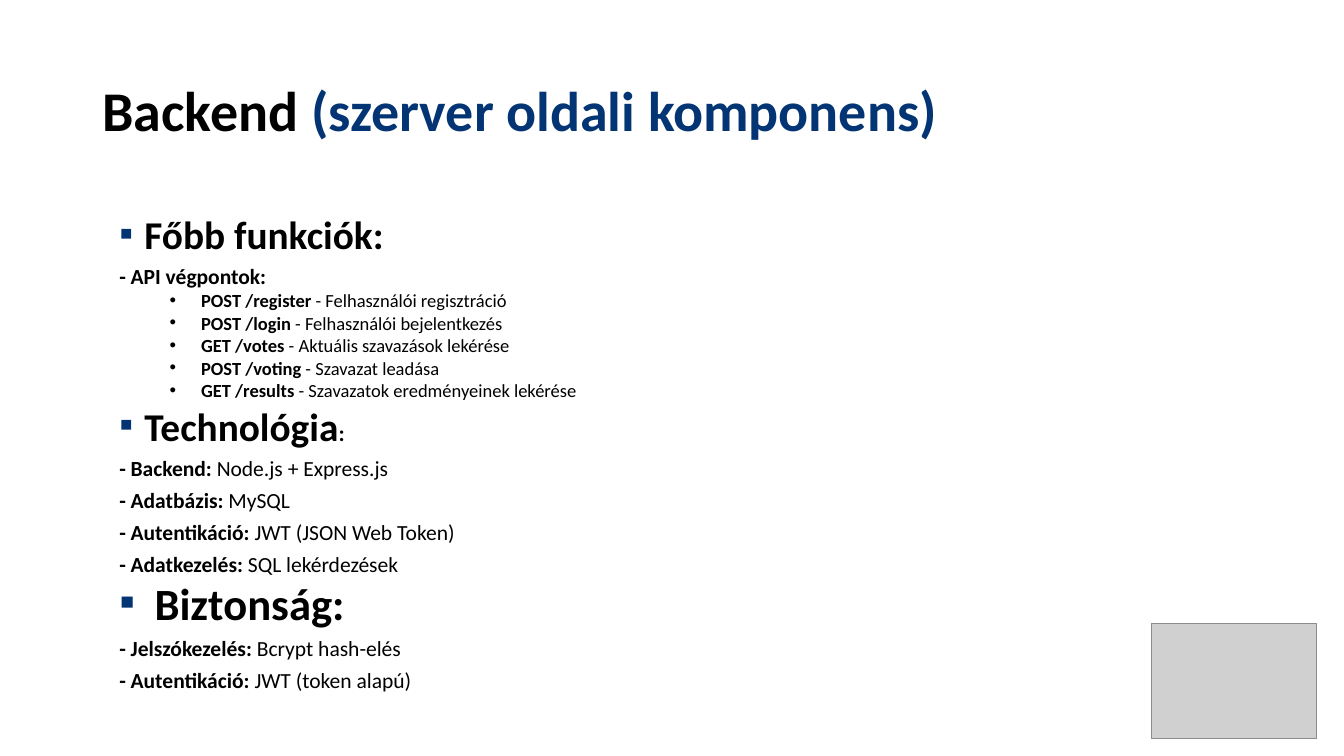
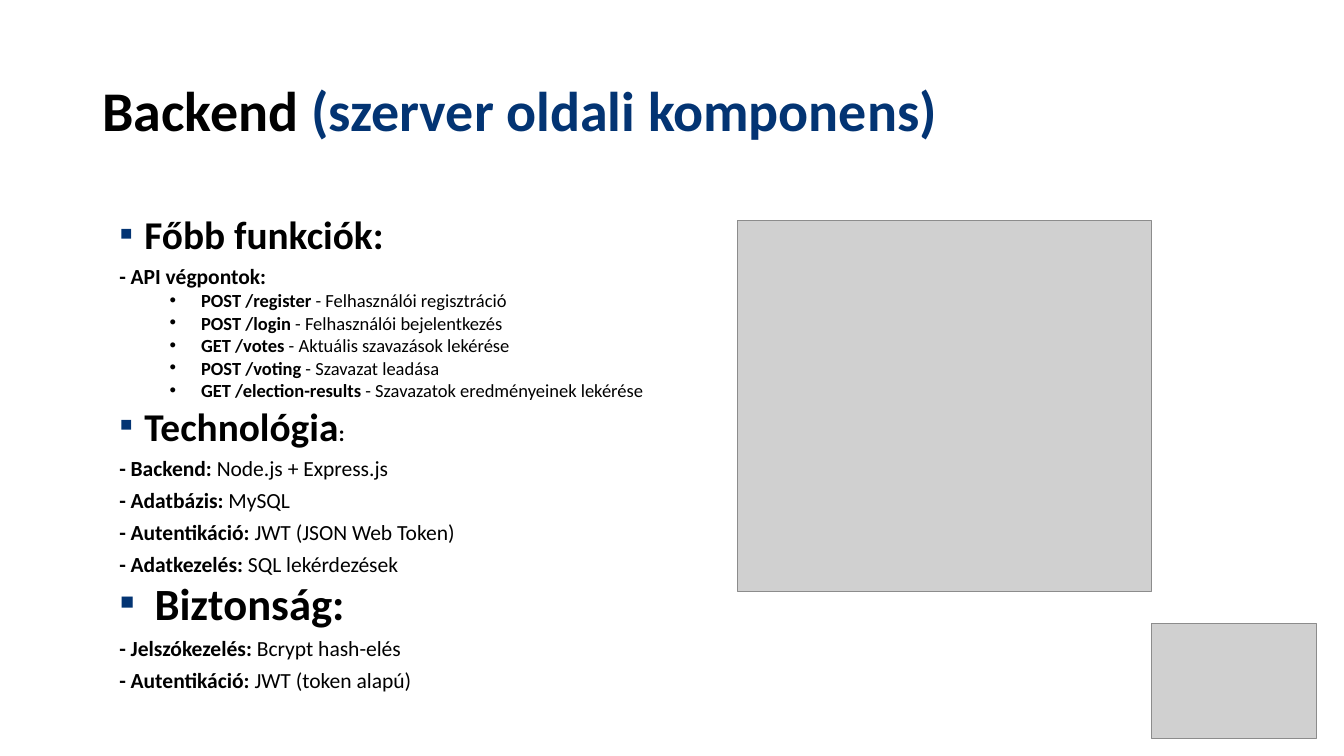
Before and after one commit to Edvin7/V-laszt-s, a slide deck: slide 6 of presentation/Presentation.pptx. Drawn at 1344x756 pixels with LibreOffice and Linux fonts; fonts in the diff are those of the drawing; grey boxes stand for pictures. Boxes give left, top, right and bottom in pixels: in the first picture for what was removed or moved away, otherwise in the second. Text is boxed around its words. In the diff, an @@ line names an element or a change of style, - is before the commit and + after.

```diff
--- a/presentation/Presentation.pptx
+++ b/presentation/Presentation.pptx
@@ picture added at [738,221,1151,592] @@
@@ text at [201,384,643,400]: text changed @@
-  • GET /results - Szavazatok eredményeinek lekérése
+  • GET /election-results - Szavazatok eredményeinek lekérése
```
Also in this commit, not shown: 2 other slides changed.
